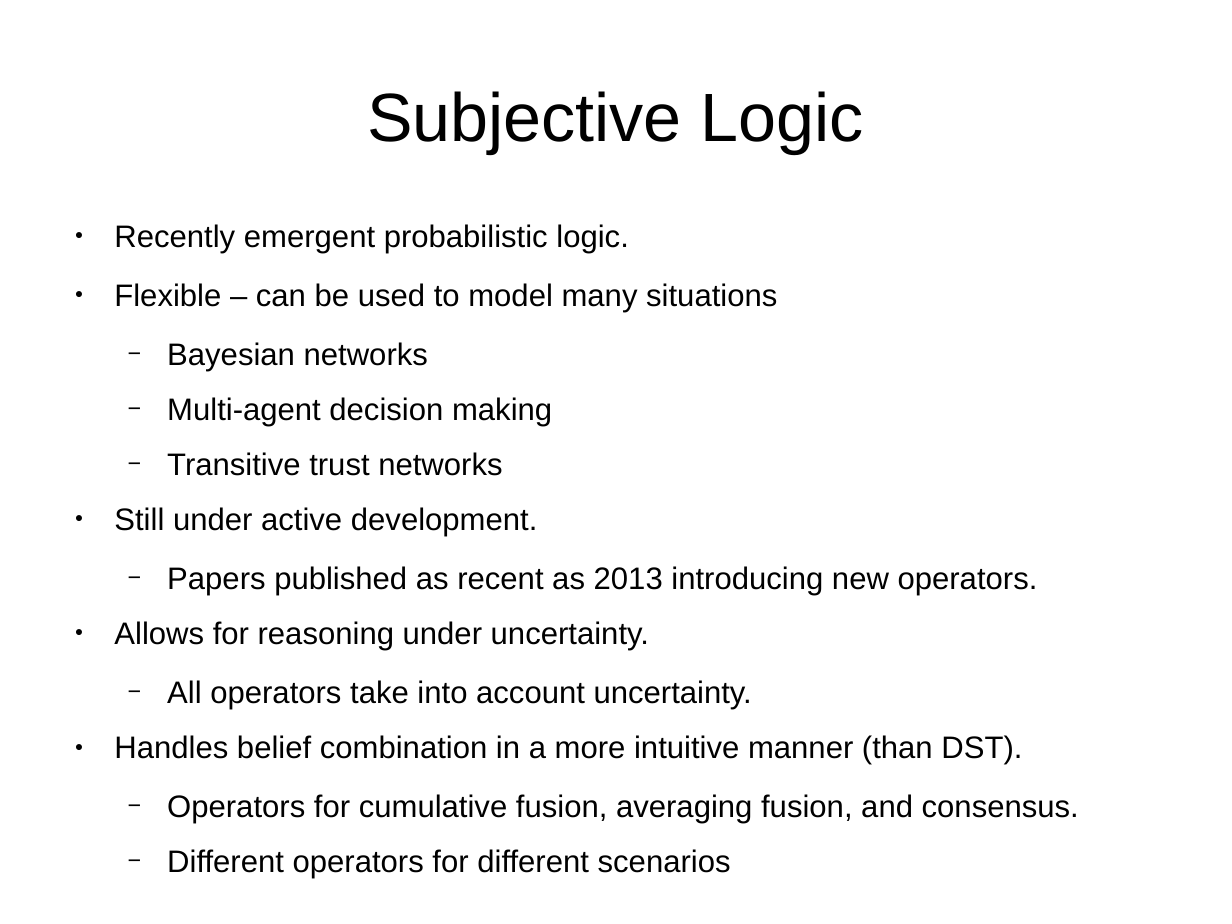
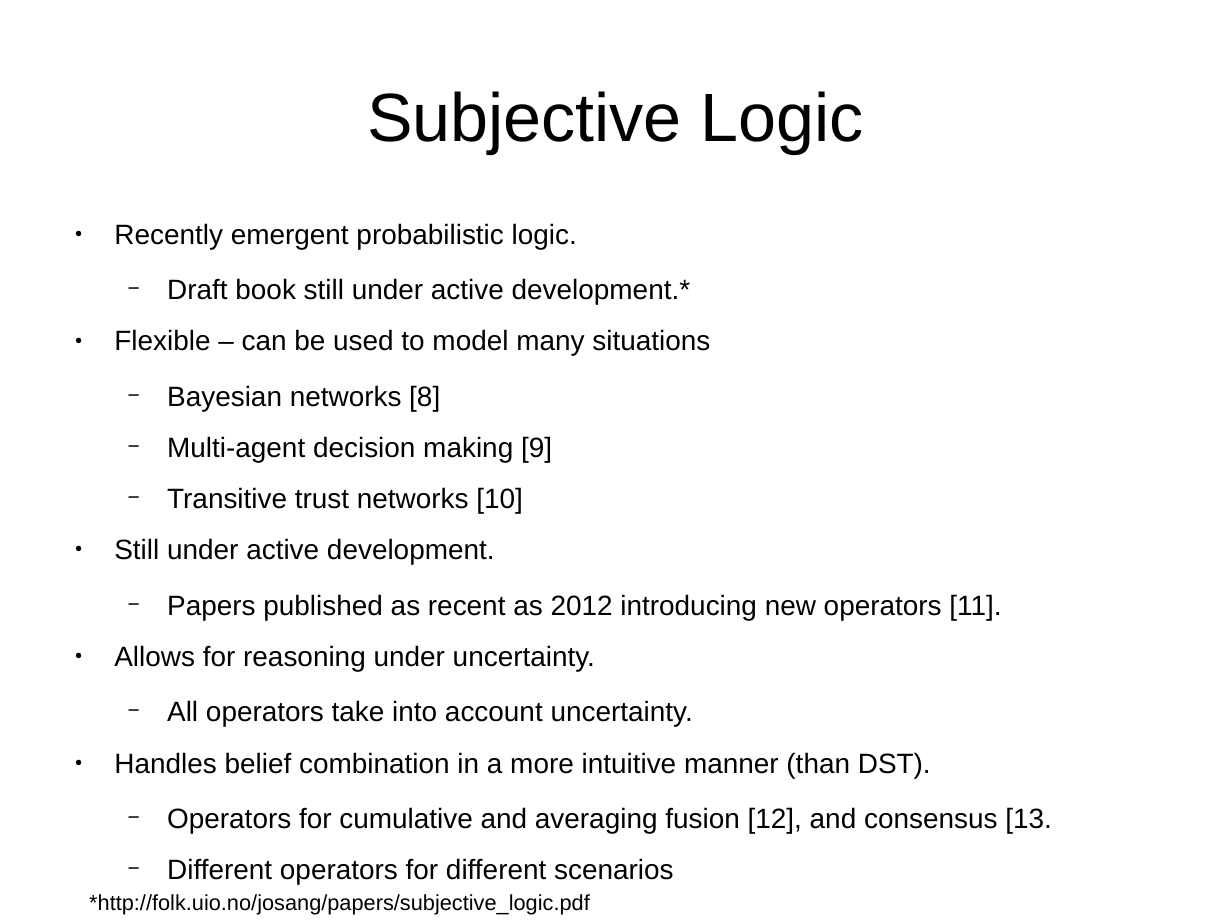
Before and after one commit to bstamour/SLHS, a slide deck: slide 12 of docs/proposal-from-bob.odp. Drawn at 1232x924 pixels with LibreOffice and Linux fonts; fonts in the diff are those of the drawing. Boxes give left, top, right and bottom in pixels: in the first picture for what was removed or moved away, otherwise in the second. Text is boxed around its words. In the diff, an @@ line names an element or a change of style, - is before the commit and + after.

```diff
--- a/docs/proposal-from-bob.odp
+++ b/docs/proposal-from-bob.odp
@@ text at box(114, 223, 1052, 884): paragraph added @@
+  − Draft book still under active development.*
@@ text at box(114, 223, 931, 884): size 20 to 18 pt in "Recently emergent probabilistic logic.", "Flexible – can be used to model ...", "Still under active development.", "Allows for reasoning under uncertainty." and 3 more places @@
@@ text at box(167, 385, 552, 513): text changed; size 20 to 18 pt @@
-  − Bayesian networks
-  − Multi-agent decision making
-  − Transitive trust networks
+  − Bayesian networks [8]
+  − Multi-agent decision making [9]
+  − Transitive trust networks [10]
@@ text at box(167, 594, 1001, 620): text changed; size 20 to 18 pt @@
-  − Papers published as recent as 2013 introducing new operators.
+  − Papers published as recent as 2012 introducing new operators [11].
@@ text at box(167, 807, 1052, 833): text changed; size 20 to 18 pt @@
-  − Operators for cumulative fusion, averaging fusion, and consensus.
+  − Operators for cumulative and averaging fusion [12], and consensus [13.
@@ text added at box(89, 894, 590, 914), 14 pt, text #000000 @@
+*http://folk.uio.no/josang/papers/subjective_logic.pdf
```
Also in this commit, not shown: 10 other slides changed, 4 slides added, 1 slide removed.
